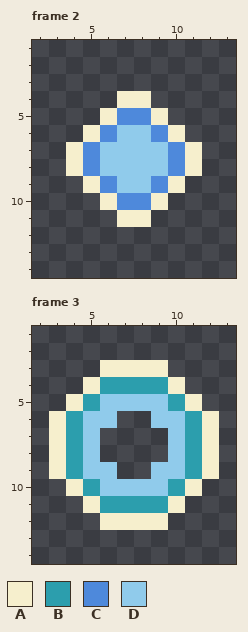
Two versions of one pixel-art file, sprites/icons.aseprite. Above: the version before the commit.
16x16 pixels, 3 frames. Shown: frame 2: x 2..13, y 1..14; frame 3: x 2..13, y 1..14. The commit also changed other frames, which this record leaves out.
Palette (. is transparent): A #f6efcd  B #2c9ead  C #4e89db  D #90cbeb
Pixels before, frame 2, first column x 4:
 4 ...AA...
 5 ..ACCA..
 6 .ACDDCA.
 7 ACDDDDCA
 8 ACDDDDCA
 9 .ACDDCA.
10 ..ACCA..
11 ...AA...
Pixels before, frame 3, first column x 3:
 3 ...AAAA...
 4 ..ABBBBA..
 5 .ABDDDDBA.
 6 ABDD..DDBA
 7 ABD....DBA
 8 ABD....DBA
 9 ABDD..DDBA
10 .ABDDDDBA.
11 ..ABBBBA..
12 ...AAAA...
After the commit:
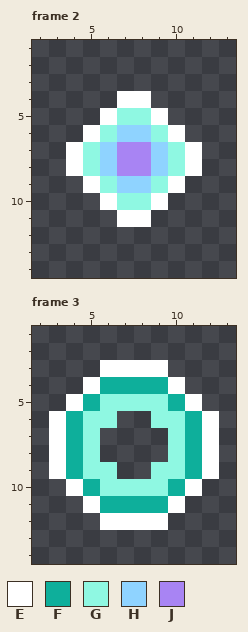
Colours new in this view: E #ffffff  F #0eaf9b  G #8ff8e2  H #8fd3ff  J #a884f3
From old to new:
Changed rows in their new state; - is an unchanged pixel.
Frame 2:
first column x 4:
 4 ---EE---
 5 --EGGE--
 6 -EGHHGE-
 7 EGHJJHGE
 8 EGHJJHGE
 9 -EGHHGE-
10 --EGGE--
11 ---EE---
Frame 3:
first column x 3:
 3 ---EEEE---
 4 --EFFFFE--
 5 -EFGGGGFE-
 6 EFGG--GGFE
 7 EFG----GFE
 8 EFG----GFE
 9 EFGG--GGFE
10 -EFGGGGFE-
11 --EFFFFE--
12 ---EEEE---
Pixel boxes of the changes (left, top, right, bottom) in both pictures:
changed: (66, 91, 202, 227)
changed: (49, 360, 219, 530)
